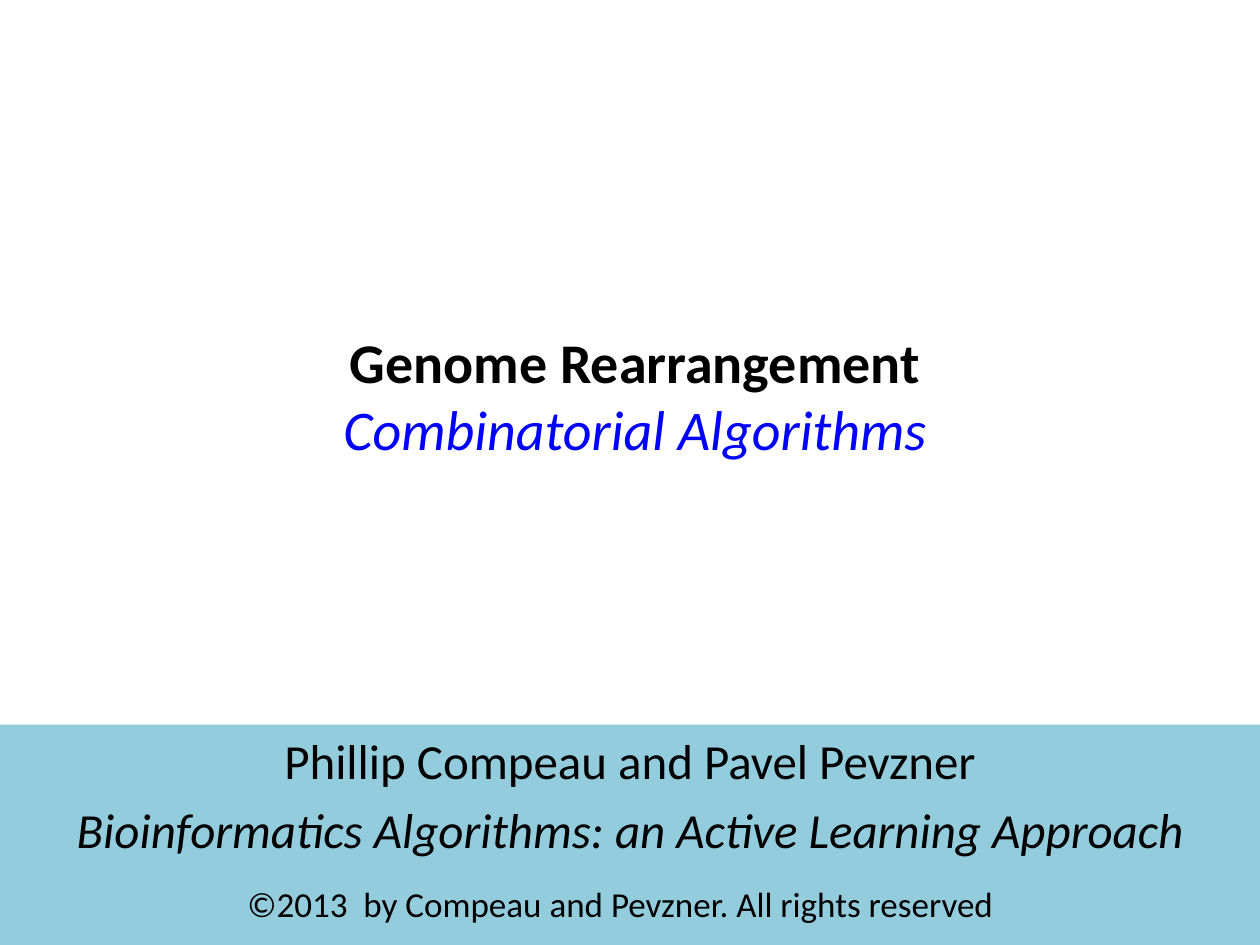
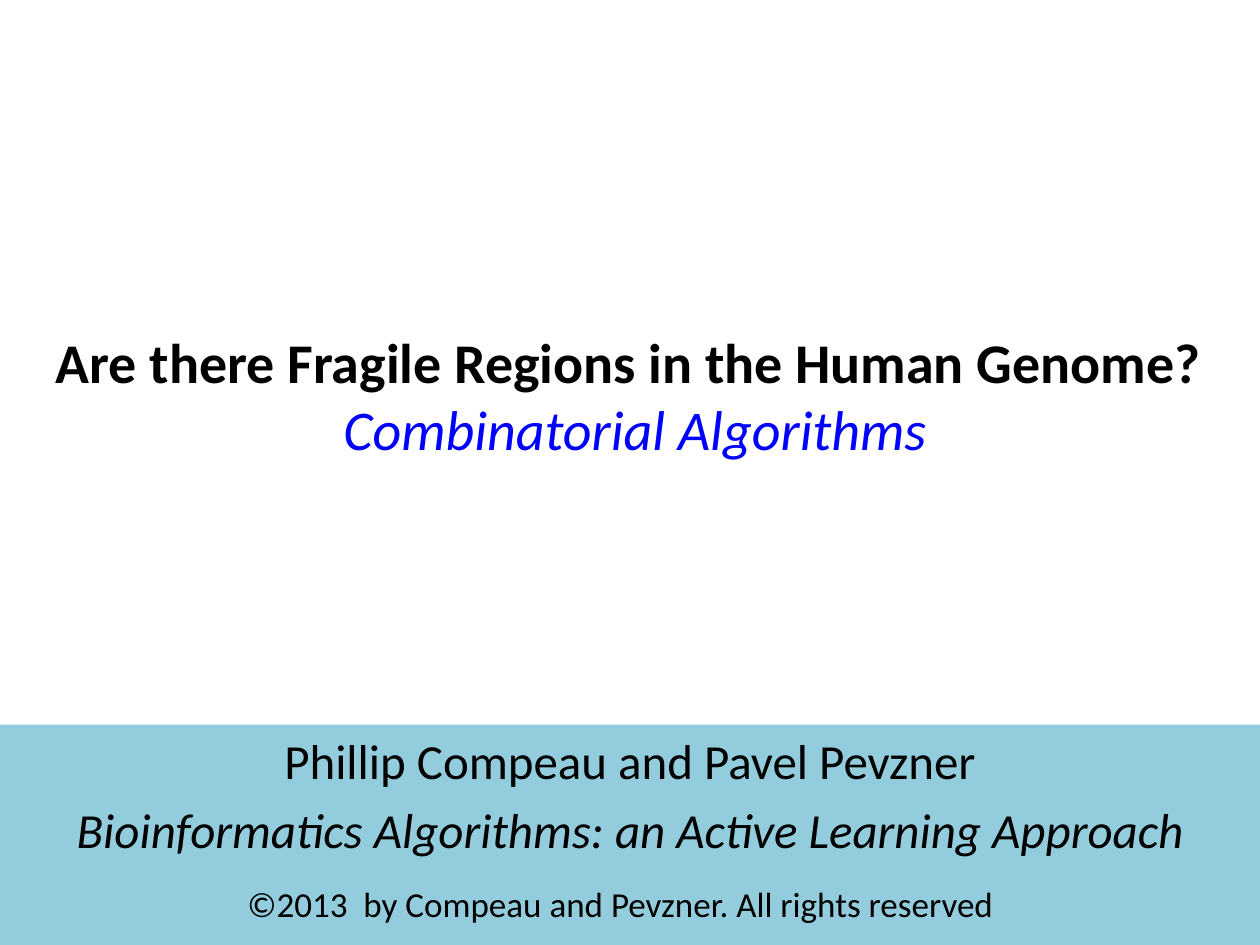
Before and after one commit to haochenhc/haochenhc.github.io, a slide deck: slide 1 of cs502/slides/03_genome_rearrangement.pptx. Drawn at 1260x945 pixels with LibreOffice and Linux fonts; fonts in the diff are those of the drawing. Boxes give left, top, right and bottom in pixels: in the first picture for what was removed or moved away, otherwise in the second. Text is boxed around its words. In the diff, an @@ line names an element or a change of style, - is before the commit and + after.

```diff
--- a/cs502/slides/03_genome_rearrangement.pptx
+++ b/cs502/slides/03_genome_rearrangement.pptx
@@ title at <box>56,343,1201,460</box>: text changed; text colour #0000FF to #000000; bold on; italic off @@
-Genome Rearrangement
-Combinatorial Algorithms
+Are there Fragile Regions in the Human Genome?
+Combinatorial Algorithms
```
Also in this commit, not shown: 3 other slides changed, 74 slides added, 1 other file.
